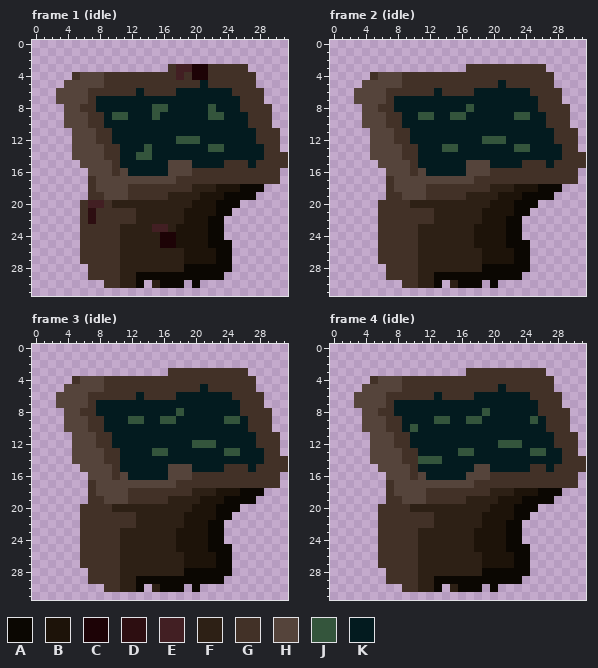
Two versions of one pixel-art file, crates/game/assets/sprites/terminal.aseprite. Above: the version before the commit.
32x32 pixels, 4 frames. Shown: frame 1 (idle), frame 2 (idle), frame 3 (idle), frame 4 (idle).
Palette (. is transparent): A #0b0702  B #1d1309  C #1d0306  D #2d0e11  E #421f23  F #2d2015  G #423127  H #55443b  J #34553c  K #031b1f
Pixels before, frame 1 (idle), first column x 3:
 3 ..............GEECCGGGGG.....
 4 ..GHHHGGGGGGGGGEGCCGGGGGG....
 5 .HHHHHGGGGGGGGGGGGKGGGGGG....
 6 HHHHGGGGGGKGGGGKKKKKKKGGGG...
 7 HHHHGKKKKKKKKKKKKKKKKKKGGG...
 8 .HHGGKKKKKKKJJKKKKKJKKKGGGG..
 9 .HHHGGKJJKKKJKKKKKKJJKKKGGG..
10 .HHHGGKKKKKKKKKKKKKKKKKKGGG..
11 ..HHHGGKKKKKKKKKKKKKKKKKKGGG.
12 ..HHHGGKKKKKKKKJJJKKKKKKKGGG.
13 ..HHHHGGKKKJKKKKKKKJJKKKKKGG.
14 ..HHHHGGKKJJKKKKKKKKKKKKKKGGG
15 ...HHHHGKKKKKKHHHKKKKGGGKGGGG
16 ....HHHGHKKKKKHHHGGGGGGGGGGG.
17 ....GHHHHHHHHHHGGGGGGGGGGGGG.
18 ....GHHHHGGGGGGGGFFFBBBAAA...
19 ....GGHHHGGGGGFFFFBBBAAAA....
20 ...GEEGFFFFFFFFFFBBBAAA......
21 ...GDGGGGGFFFFFFBBBBAA.......
22 ...GDGGGGGFFFFFFBBBAA........
23 ...GGGGGFFFFEEFBBBBAA........
24 ...GGGGGFFFFFCCBBBBAA........
25 ...GGGGGFFFFFCCBBBBAAA.......
26 ...GGGGGFFFFFFFFBBBBAA.......
27 ...GGGGGFFFFFFFFBBBBAA.......
28 ....GGGGFFFFFFFFAAAAAA.......
29 ....GGGGFFAAAAAAAAAAA........
30 ......GGFFA.FAAA.A...........
Pixels before, frame 2 (idle), first column x 3:
 3 ..............GGGGGGGGGG.....
 4 ..GHHHGGGGGGGGGGGGGGGGGGG....
 5 .HHHHHGGGGGGGGGGGGKGGGGGG....
 6 HHHHGGGGGGKGGGGKKKKKKKGGGG...
 7 HHHHGKKKKKKKKKKKKKKKKKKGGG...
 8 .HHGGKKKKKKKKKJKKKKKKKKGGGG..
 9 .HHHGGKKJJKKJJKKKKKKJJKKGGG..
10 .HHHGGKKKKKKKKKKKKKKKKKKGGG..
11 ..HHHGGKKKKKKKKKKKKKKKKKKGGG.
12 ..HHHGGKKKKKKKKKJJJKKKKKKGGG.
13 ..HHHHGGKKKJJKKKKKKKJJKKKKGG.
14 ..HHHHGGKKKKKKKKKKKKKKKKKKGGG
15 ...HHHHGKKKKKKHHHKKKKGGGKGGGG
16 ....HHHGHKKKKKHHHGGGGGGGGGGG.
17 ....GHHHHHHHHHHGGGGGGGGGGGGG.
18 ....GHHHHGGGGGGGGFFFBBBAAA...
19 ....GGHHHGGGGGFFFFBBBAAAA....
20 ...GGGGFFFFFFFFFFBBBAAA......
21 ...GGGGGGGFFFFFFBBBBAA.......
22 ...GGGGGGGFFFFFFBBBAA........
23 ...GGGGGFFFFFFFBBBBAA........
24 ...GGGGGFFFFFFFBBBBAA........
25 ...GGGGGFFFFFFFBBBBAAA.......
26 ...GGGGGFFFFFFFFBBBBAA.......
27 ...GGGGGFFFFFFFFBBBBAA.......
28 ....GGGGFFFFFFFFAAAAAA.......
29 ....GGGGFFAAAAAAAAAAA........
30 ......GGFFA.FAAA.A...........
Pixels before, frame 3 (idle), first column x 3:
 3 ..............GGGGGGGGGG.....
 4 ..GHHHGGGGGGGGGGGGGGGGGGG....
 5 .HHHHHGGGGGGGGGGGGKGGGGGG....
 6 HHHHGGGGGGKGGGGKKKKKKKGGGG...
 7 HHHHGKKKKKKKKKKKKKKKKKKGGG...
 8 .HHGGKKKKKKKKKKJKKKKKKKGGGG..
 9 .HHHGGKKKJJKKJJKKKKKKJJKGGG..
10 .HHHGGKKKKKKKKKKKKKKKKKKGGG..
11 ..HHHGGKKKKKKKKKKKKKKKKKKGGG.
12 ..HHHGGKKKKKKKKKKJJJKKKKKGGG.
13 ..HHHHGGKKKKJJKKKKKKKJJKKKGG.
14 ..HHHHGGKKKKKKKKKKKKKKKKKKGGG
15 ...HHHHGKKKKKKHHHKKKKGGGKGGGG
16 ....HHHGHKKKKKHHHGGGGGGGGGGG.
17 ....GHHHHHHHHHHGGGGGGGGGGGGG.
18 ....GHHHHGGGGGGGGFFFBBBAAA...
19 ....GGHHHGGGGGFFFFBBBAAAA....
20 ...GGGGFFFFFFFFFFBBBAAA......
21 ...GGGGGGGFFFFFFBBBBAA.......
22 ...GGGGGGGFFFFFFBBBAA........
23 ...GGGGGFFFFFFFBBBBAA........
24 ...GGGGGFFFFFFFBBBBAA........
25 ...GGGGGFFFFFFFBBBBAAA.......
26 ...GGGGGFFFFFFFFBBBBAA.......
27 ...GGGGGFFFFFFFFBBBBAA.......
28 ....GGGGFFFFFFFFAAAAAA.......
29 ....GGGGFFAAAAAAAAAAA........
30 ......GGFFA.FAAA.A...........
Pixels before, frame 4 (idle), first column x 3:
 3 ..............GGGGGGGGGG.....
 4 ..GHHHGGGGGGGGGGGGGGGGGGG....
 5 .HHHHHGGGGGGGGGGGGKGGGGGG....
 6 HHHHGGGGGGKGGGGKKKKKKKGGGG...
 7 HHHHGKKKKKKKKKKKKKKKKKKGGG...
 8 .HHGGKKKKKKKKKKKJKKKKKKGGGG..
 9 .HHHGGKKKKJJKKJJKKKKKKJKGGG..
10 .HHHGGKJKKKKKKKKKKKKKKKKGGG..
11 ..HHHGGKKKKKKKKKKKKKKKKKKGGG.
12 ..HHHGGKKKKKKKKKKKJJJKKKKGGG.
13 ..HHHHGGKKKKKJJKKKKKKKJJKKGG.
14 ..HHHHGGJJJKKKKKKKKKKKKKKKGGG
15 ...HHHHGKKKKKKKHHKKKKKGGKGGGG
16 ....HHHGHKKKKKHHHGGGGGGGGGGG.
17 ....GHHHHHHHHHHGGGGGGGGGGGGG.
18 ....GHHHHGGGGGGGGFFFBBBAAA...
19 ....GGHHHGGGGGFFFFBBBAAAA....
20 ...GGGGFFFFFFFFFFBBBAAA......
21 ...GGGGGGGFFFFFFBBBBAA.......
22 ...GGGGGGGFFFFFFBBBAA........
23 ...GGGGGFFFFFFFBBBBAA........
24 ...GGGGGFFFFFFFBBBBAA........
25 ...GGGGGFFFFFFFBBBBAAA.......
26 ...GGGGGFFFFFFFFBBBBAA.......
27 ...GGGGGFFFFFFFFBBBBAA.......
28 ....GGGGFFFFFFFFAAAAAA.......
29 ....GGGGFFAAAAAAAAAAA........
30 ......GGFFA.FAAA.A...........
The result:
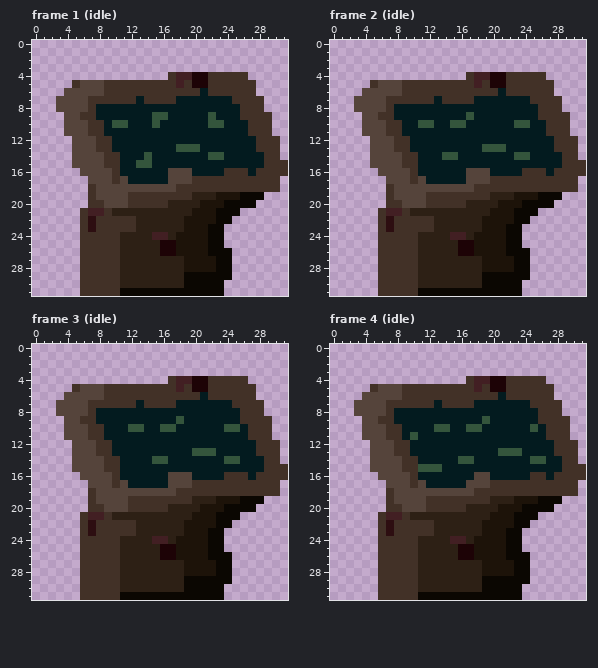
Edits made:
Changed rows in their new state; - is an unchanged pixel.
Frame 1 (idle):
first column x 3:
 3 --------------..........-----
 4 --............--E-------.----
 5 -.G------------E-CC----------
 6 .---HH----G----GGG-GGG---.---
 7 -----GGGGG-GGGG-------G------
 8 H--H--------KK-----K------.--
 9 ---G-K-KK----J------K--G-----
10 -------JJ---J------JJ--------
11 -H--G-K-----------------G--.-
12 ---------------KKK-----------
13 -----G-K---K---JJJ-KK----G---
14 ----------K--------JJ-------.
15 --H---G---JJ--KKK----KKK-K---
16 ---H----K--------KKKK---K---G
17 ----H--G-KKKKK-HH------------
18 ---------HHHHHH--GGGGGGGGGGG-
19 -----H--------GGG-FF-BB--A---
20 ---.GGHHHGGGGG---F--B--AA----
21 ----EE-FFF------F-----A------
22 -------------------B-A-------
23 ----D---GG--FF-F-------------
24 ------------EEF--------------
25 ---------------------.-------
26 -------------CCB---A---------
28 ---G------------BBBB---------
29 ---G------FFFFFF-----A-------
30 ---GGG----FF-FFFA-AAA--------
31 ---GGGGGAAAAAAAAAAAAA--------
Frame 2 (idle):
first column x 3:
 3 --------------..........-----
 4 --............-EECC-----.----
 5 -.G------------E-CC----------
 6 .---HH----G----GGG-GGG---.---
 7 -----GGGGG-GGGG-------G------
 8 H--H----------K-----------.--
 9 ---G-K--KK--KKJ-----KK-G-----
10 --------JJ--JJ------JJ-------
11 -H--G-K-----------------G--.-
12 ----------------KKK----------
13 -----G-K---KK---JJJ-KK---G---
14 -----------JJ-------JJ------.
15 --H---G-------KKK----KKK-K---
16 ---H----K--------KKKK---K---G
17 ----H--G-KKKKK-HH------------
18 ---------HHHHHH--GGGGGGGGGGG-
19 -----H--------GGG-FF-BB--A---
20 ---.--HHHGGGGG---F--B--AA----
21 ----EE-FFF------F-----A------
22 ----D--------------B-A-------
23 ----D---GG-----F-------------
24 ------------EE---------------
25 -------------CC------.-------
26 -------------CCB---A---------
28 ---G------------BBBB---------
29 ---G------FFFFFF-----A-------
30 ---GGG----FF-FFFA-AAA--------
31 ---GGGGGAAAAAAAAAAAAA--------
Frame 3 (idle):
first column x 3:
 3 --------------..........-----
 4 --............-EECC-----.----
 5 -.G------------E-CC----------
 6 .---HH----G----GGG-GGG---.---
 7 -----GGGGG-GGGG-------G------
 8 H--H-----------K----------.--
 9 ---G-K---KK--KKJ-----KKG-----
10 ---------JJ--JJ------JJ------
11 -H--G-K-----------------G--.-
12 -----------------KKK---------
13 -----G-K----KK---JJJ-KK--G---
14 ------------JJ-------JJ-----.
15 --H---G-------KKK----KKK-K---
16 ---H----K--------KKKK---K---G
17 ----H--G-KKKKK-HH------------
18 ---------HHHHHH--GGGGGGGGGGG-
19 -----H--------GGG-FF-BB--A---
20 ---.--HHHGGGGG---F--B--AA----
21 ----EE-FFF------F-----A------
22 ----D--------------B-A-------
23 ----D---GG-----F-------------
24 ------------EE---------------
25 -------------CC------.-------
26 -------------CCB---A---------
28 ---G------------BBBB---------
29 ---G------FFFFFF-----A-------
30 ---GGG----FF-FFFA-AAA--------
31 ---GGGGGAAAAAAAAAAAAA--------
Frame 4 (idle):
first column x 3:
 3 --------------..........-----
 4 --............-EECC-----.----
 5 -.G------------E-CC----------
 6 .---HH----G----GGG-GGG---.---
 7 -----GGGGG-GGGG-------G------
 8 H--H------------K---------.--
 9 ---G-K----KK--KKJ-----KG-----
10 -------K--JJ--JJ------J------
11 -H--G-KJ----------------G--.-
12 ------------------KKK--------
13 -----G-K-----KK---JJJ-KK-G---
14 --------KKK--JJ-------JJ----.
15 --H---G-JJJ----KK-----KK-K---
16 ---H----K-----K--KKKKK--K---G
17 ----H--G-KKKKK-HH------------
18 ---------HHHHHH--GGGGGGGGGGG-
19 -----H--------GGG-FF-BB--A---
20 ---.--HHHGGGGG---F--B--AA----
21 ----EE-FFF------F-----A------
22 ----D--------------B-A-------
23 ----D---GG-----F-------------
24 ------------EE---------------
25 -------------CC------.-------
26 -------------CCB---A---------
28 ---G------------BBBB---------
29 ---G------FFFFFF-----A-------
30 ---GGG----FF-FFFA-AAA--------
31 ---GGGGGAAAAAAAAAAAAA--------
Where, in picture pixels (left, top, right, bottom), the same in both pictures:
changed: (56, 64, 288, 296)
changed: (354, 64, 586, 296)
changed: (56, 368, 288, 600)
changed: (354, 368, 586, 600)
